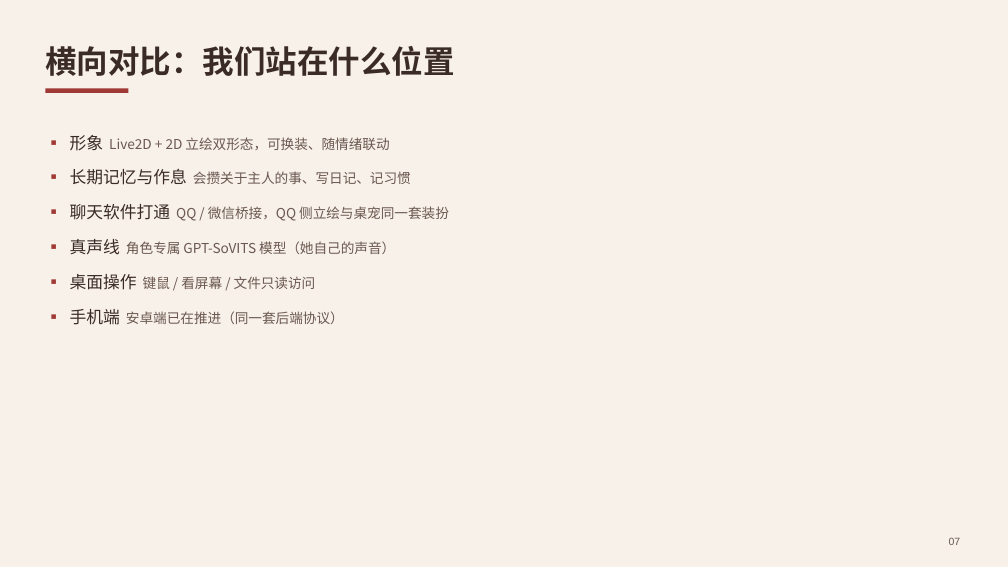
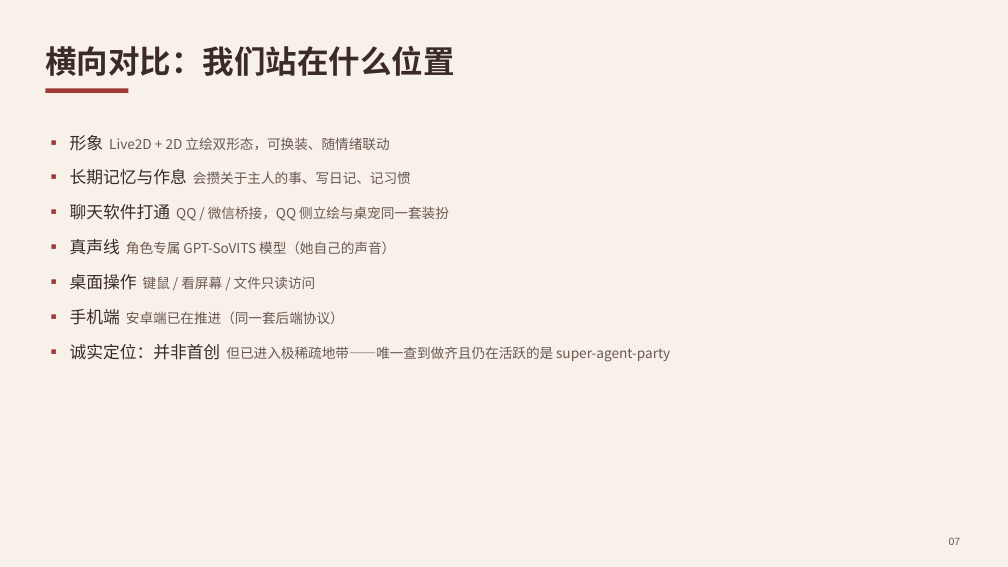
Before and after one commit to sensei142563/AIpet-Murasame, a slide deck: slide 7 of dev/ppt/out/Deck.pptx. Drawn at 1008x567 pixels with LibreOffice and Linux fonts; fonts in the diff are those of the drawing. Boxes give left, top, right and bottom in pixels: in the first picture for what was removed or moved away, otherwise in the second. Text is boxed around its words. In the diff, an @@ line names an element or a change of style, - is before the commit and + after.

Commit message:
fix(ppt): 补"诚实定位"并修金句排版 —— 对着导师讲之前先把口径核一遍
一、按调研文档**自己的结论**补诚实定位（避免过度宣称）
  `docs/AI桌宠-聊天机器人方向调研.md` 第 115 行写得很清楚：
    "并非首创，但进入了**极稀疏地带**：唯一查到把这几条同时做齐且仍在活跃的项目是
     super-agent-party（约 2.7k★）……因此我们的位置是『用现有最优组件重新组合的整合者』，
     差异化必须落在产品整合度、开箱体验与本地化深度上，**而不是『我们做了别人没做过的事』**。"
  但 PPT 里少了一句把这件事说透的话 ⇒「横向对比」页补一条：
    **诚实定位：并非首创** —— 但已进入极稀疏地带，唯一查到做齐且仍在活跃的是 super-agent-party
  并把金句出处改为「定位：**整合者，而非首创者**」。

二、金句排版修正（两轮）
  · 第一版用了全角引号 ⇒ 与管线自带的外层引号**重复**，且句尾 `”` 被挤到第二行、
    下方还多出一个孤立的项目符号；
  · 改为中文直角引号「」并缩短 ⇒ 现为**单行、无孤立符号**：
      别人做「桌面上的形象」，我们做「住在电脑里的人」  —— 定位：整合者，而非首创者

三、重新生成 + 无头渲染 + 逐页抽查
  Deck.pptx 21 页 / Deck.pdf / qc/slide-01..21.png 全部重出；
  抽查封面(01)、双栏(04)、横向对比(07)、金句(08)：无溢出/截断/重叠/豆腐块。

⚠ 踩坑记录：`subprocess.run(..., capture_output=True, text=True)` **不带 encoding** 时，
  在本机默认按 GBK 解码子进程输出 ⇒ `UnicodeDecodeError: 'gbk' codec can't decode byte 0x90`。
  凡是要读子进程输出的地方，一律显式 `encoding="utf-8", errors="replace"`。

```diff
--- a/dev/ppt/out/Deck.pptx
+++ b/dev/ppt/out/Deck.pptx
@@ text at <box>70,344,670,362</box>: paragraph added @@
+▪ 诚实定位：并非首创 但已进入极稀疏地带——唯一查到做齐且仍在活跃的是 super-agent-party
```
Also in this commit, not shown: 2 other slides changed, 10 other files.
